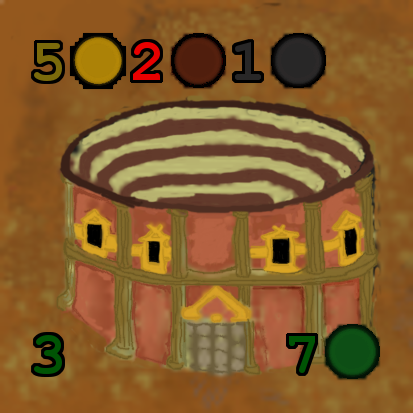
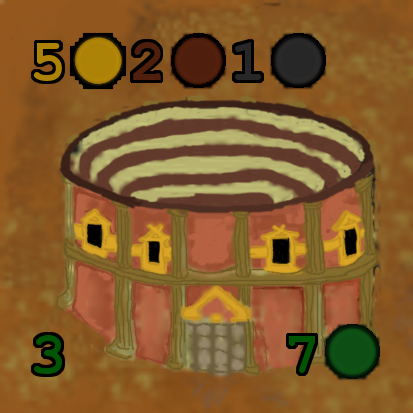
Comparing the layer stacks of the two 413 x 413 images. Changes:
painted on "2" over left=133, top=42, right=161, bottom=80
painted on "5" over left=33, top=43, right=62, bottom=81
